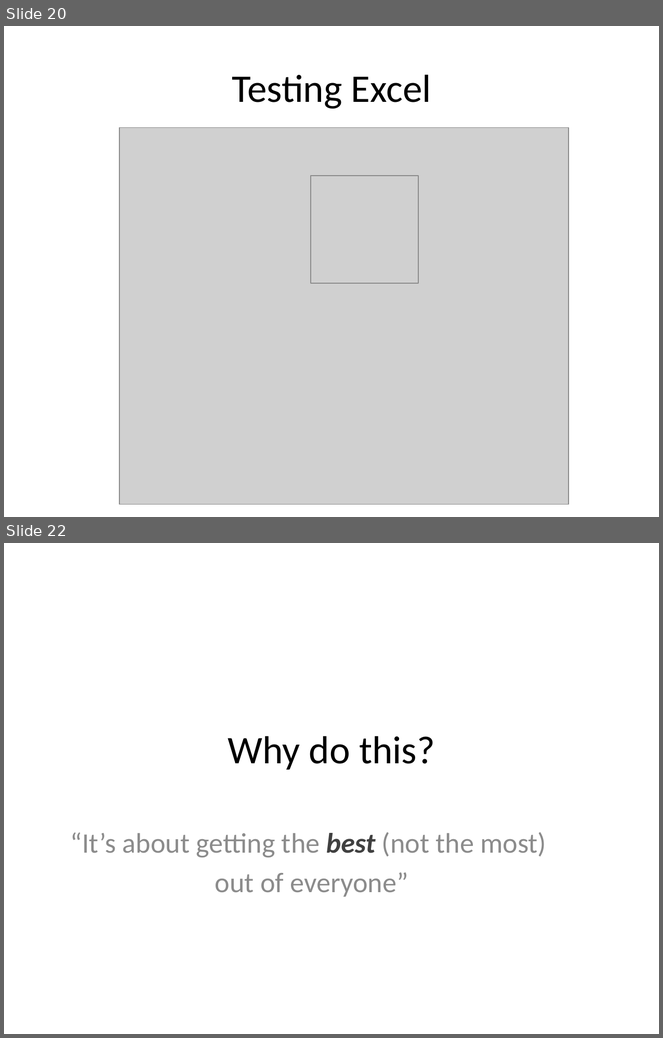
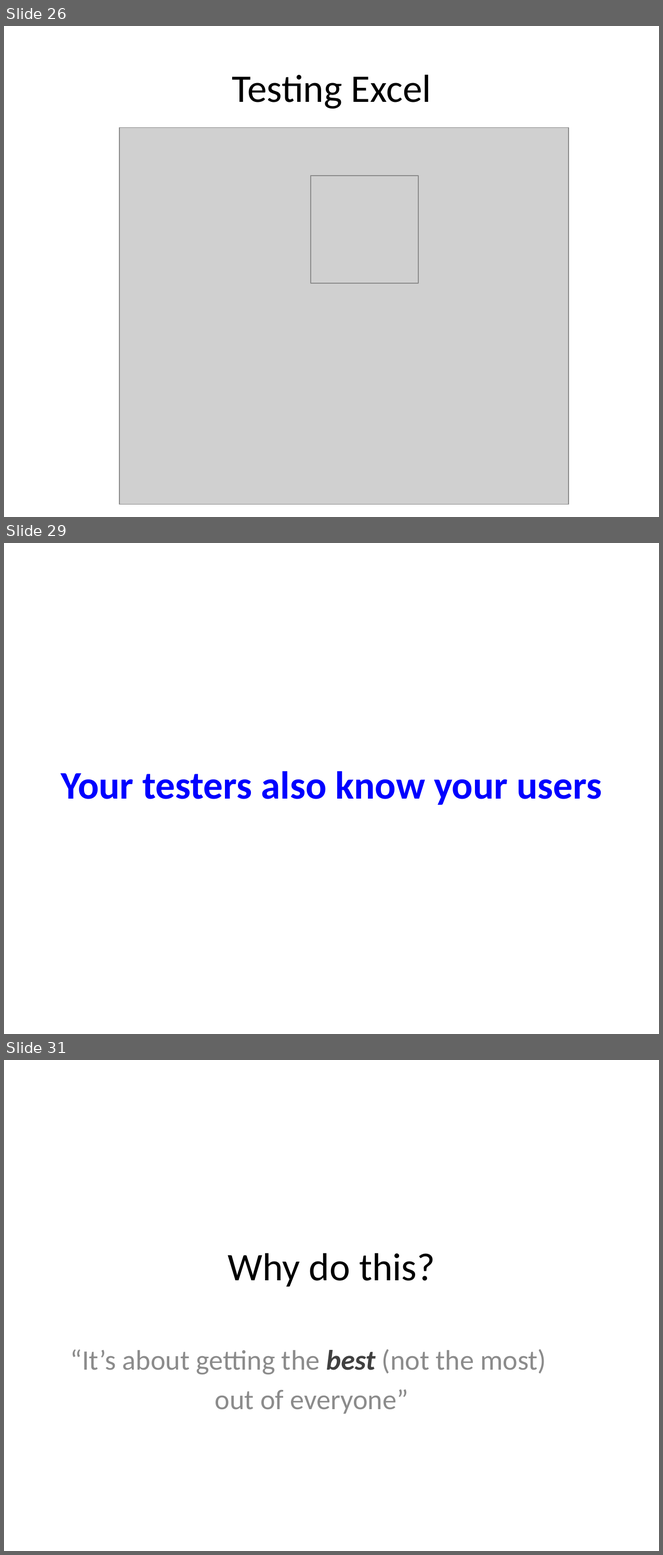
Before and after one commit to maaretp/TalesOfDeveloperTesterCollaboration, a slide deck: Tales from Tester Developer Collaboration.pptx. Shown one above the other, each under a label of ours: slides 20 and 22 before the commit, slides 26, 29 and 31 after it; the slides between them are not shown. The pictures are 663x1038 and 663x1555 pixels, drawn with LibreOffice and Linux fonts; fonts in the diff are those of the drawing; grey boxes stand for pictures. Boxes give left, top, right and bottom in pixels: in the first picture for what was removed or moved away, otherwise in the second. Text is boxed around its words. In the diff, an @@ line names an element or a change of style, - is before the commit and + after.

```diff
--- a/Tales from Tester Developer Collaboration.pptx
+++ b/Tales from Tester Developer Collaboration.pptx
@@ slide 29 added at bbox=[4, 543, 659, 1034], background #FFFFFF @@
@@ title added at bbox=[61, 771, 602, 805], 43 pt, text #0000FF, bold @@
+Your testers also know your users
@@ what was slide 20 is now slide 26 @@
@@ what was slide 22 is now slide 31 @@
```
Also in this commit, not shown: 1 slide changed, 8 other slides added.
